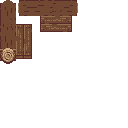
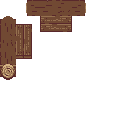
Two versions of the same layered image (128x128). Layer-by-layer changes:
pixels changed over 0, 0, 86, 80 (layer not identified)
